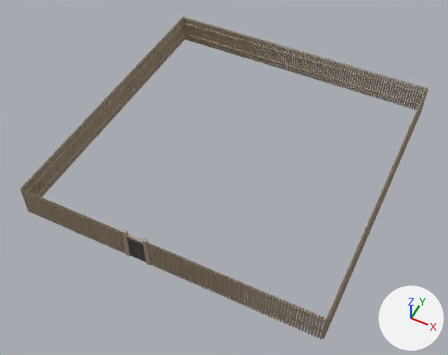
What one commit did to the glTF model chicago/4d/assets/web/first_fort_dearborn_pickets_outer__first_fort_1803.glb.
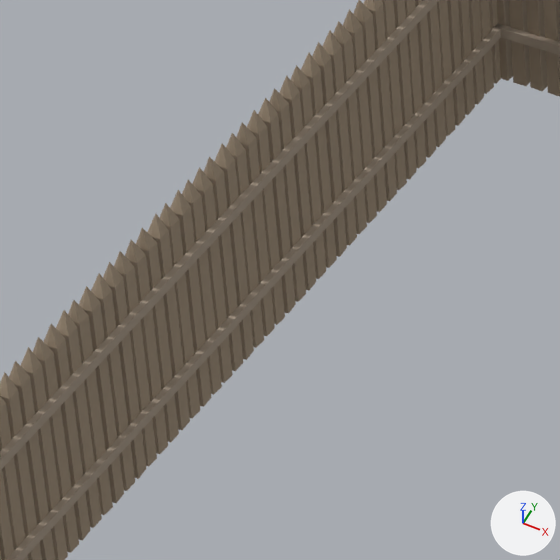
There are two pictures of each version: one whole from a camera (50 mm lens) standing at (36.8, -27.6, 51.2) and looking at (16.1, 13.8, -0.5), one close up on the part from 29% to 43% of the width and 9% to 26% of the height. Arrows for +X, +Y and +Z are at lower right; the lights stay in place. The first two pictures are the older version. Where no turn or scale is listed for an object, it has been applied to the vertices. Vertices at exactly the same position are counted once.

The older version as bpy lines, for what is in view:
```python
me_first_fort_dearborn_pickets_outer__first_fort_1803 = bpy.data.meshes.new('first_fort_dearborn_pickets_outer__first_fort_1803')
me_first_fort_dearborn_pickets_outer__first_fort_1803.from_pydata(...)  # 5823 vertices, 8076 faces; spans x -16.6..16.6, y -17.1..17.1, z -1.9..1.9
# faces by material slot: [7902, 152, 22]
me_first_fort_dearborn_pickets_outer__first_fort_1803.materials.append(mat_log)  # brown #9e8d78
me_first_fort_dearborn_pickets_outer__first_fort_1803.materials.append(mat_gate)  # beige #a69786
me_first_fort_dearborn_pickets_outer__first_fort_1803.materials.append(mat_dark)  # dark grey #4c4a45
ob_first_fort_dearborn_pickets_outer__first_fort_1803 = bpy.data.objects.new('first_fort_dearborn_pickets_outer__first_fort_1803', me_first_fort_dearborn_pickets_outer__first_fort_1803)
ob_first_fort_dearborn_pickets_outer__first_fort_1803.location = (16.46, 16.94, 1.9)
```
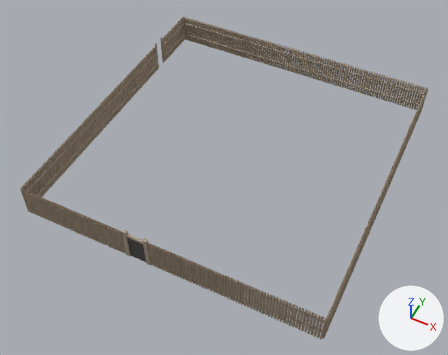
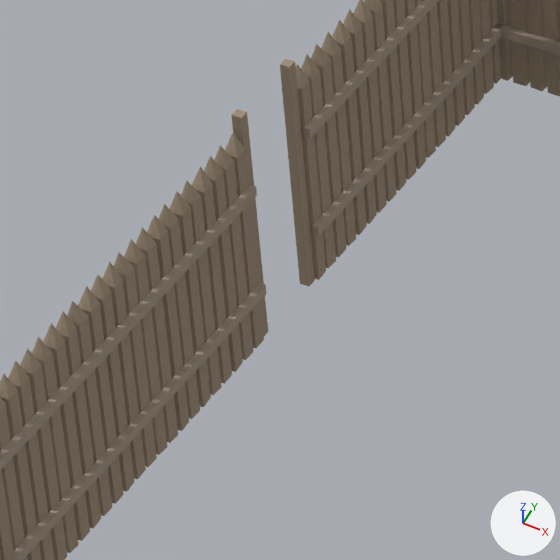
The change, as a list of edits to the scene's bpy script:
```text
Change me_first_fort_dearborn_pickets_outer__first_fort_1803:
    used by ob_first_fort_dearborn_pickets_outer__first_fort_1803; location = (16.46, 16.94, 1.9)
    remove me_first_fort_dearborn_pickets_outer__first_fort_1803.from_pydata(...)  # 5823 vertices, 8076 faces; spans x -16.6..16.6, y -17.1..17.1, z -1.9..1.9
    add me_first_fort_dearborn_pickets_outer__first_fort_1803.from_pydata(...)  # 5790 vertices, 8030 faces; spans x -16.6..16.6, y -17.1..17.1, z -1.9..1.9
    me_first_fort_dearborn_pickets_outer__first_fort_1803 part 1: the loose piece of 13 vertices spanning x -16.6..-16.3, y 11.0..11.3, z -1.9..1.8 is rebuilt with 8 vertices and now spans x -16.5..-16.4, y 11.1..11.3, z -1.9..1.9
    me_first_fort_dearborn_pickets_outer__first_fort_1803 part 2: the loose piece of 13 vertices spanning x -16.6..-16.3, y 10.1..10.3, z -1.9..1.8 is deleted
    me_first_fort_dearborn_pickets_outer__first_fort_1803 part 3: the loose piece of 13 vertices spanning x -16.6..-16.3, y 10.4..10.7, z -1.9..1.8 is deleted
    me_first_fort_dearborn_pickets_outer__first_fort_1803 part 4
    29 vertices are removed from x -16.6..-16.2, y -16.9..17.0, z -1.9..1.8
    56 faces are deleted
    3 vertices in x -16.5, y 13.6..15.1, z 1.8 move by (0.0, -0.1, 0.0)
    13 vertices are added at x -16.5..-16.2, y -16.9..17.0, z -1.9..1.9
    6 new vertices lie (0.0, -5.7, 0.0) away from vertices in x -16.3..-16.2, y 17.0, z -1.1..0.8
    8 new vertices lie (0.0, 26.7, 0.0) away from vertices in x -16.3..-16.2, y -16.9, z -1.1..0.8
    10 new faces join them, mat_log (brown #9e8d78)
    44 new faces join them, mat_gate (beige #a69786)
    other edits to the shape of me_first_fort_dearborn_pickets_outer__first_fort_1803 do not show in these pictures
Change ob_first_fort_dearborn_pickets_outer__first_fort_1803:
    ob_first_fort_dearborn_pickets_outer__first_fort_1803.location: (16.46, 16.94, 1.9) -> (16.46, 16.94, 1.94)
```

Where the change shows, as pixel boxes (x1, y1, x2, y2) in the close-ups (560 x 560 px; the box of a moved part takes in the faces that stretch with it):
'first_fort_dearborn_pickets_outer__first_fort_1803', reshaped, moved: (0, 0, 560, 560) in both
part 1 of me_first_fort_dearborn_pickets_outer__first_fort_1803, rebuilt (6% taller): before (279, 76, 316, 291); after (280, 58, 315, 286)
part 2 of me_first_fort_dearborn_pickets_outer__first_fort_1803, deleted (brown): before (247, 110, 285, 325)
part 3 of me_first_fort_dearborn_pickets_outer__first_fort_1803, deleted (brown): before (258, 98, 296, 313)
part 4 of me_first_fort_dearborn_pickets_outer__first_fort_1803, moved or reshaped: before (0, 0, 501, 560); after (0, 0, 502, 560)
